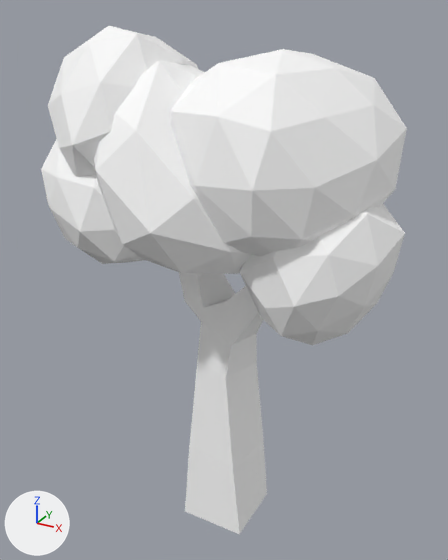
One commit to the FBX model Models/nature/f_long_oak_tree1.fbx: the scene before it, then after it.
Camera for both pictures: a camera (50 mm lens) standing at (7.11, -13.12, 14.1) and looking at (-0.3, 0.35, 7.36). Lighting does not change. The marker at lower left points along +X, +Y and +Z.

Names of what the first picture shows: 'OakTree1'.
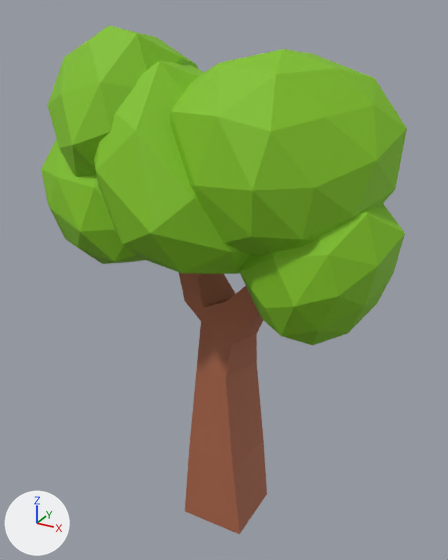
What differs and where, as boxes (x1, y1, x2, y2) in the pictures (448 x 560 px):
'OakTree1', recoloured (white to green): (41, 26, 407, 534) in both

The edits, one by one:
Material 'OakTreeTrunk.004' (mat_oaktreetrunk_004) changes colour from white #ffffff to brown #a86448; in linear values from (1.0, 1.0, 1.0) to (0.393, 0.128, 0.0644).
Material 'OakTreeLeaf.004' (mat_oaktreeleaf_004) changes colour from white #ffffff to green #81c41c; in linear values from (1.0, 1.0, 1.0) to (0.22, 0.549, 0.0114).
